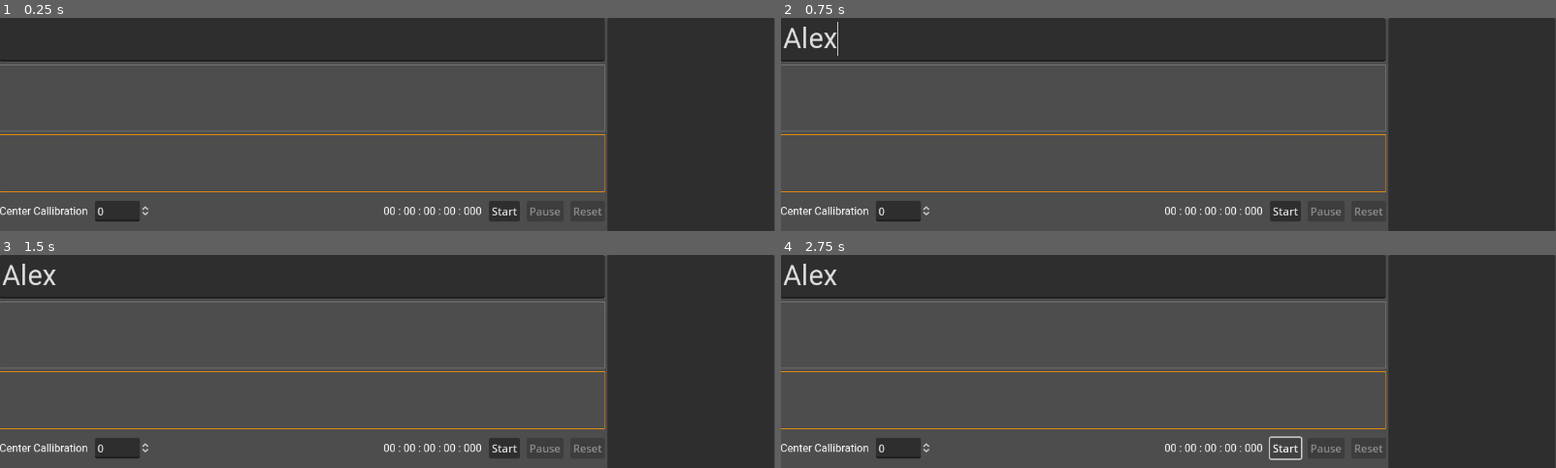
Above: before the commit, frames 1-4 (two rows, left to right).
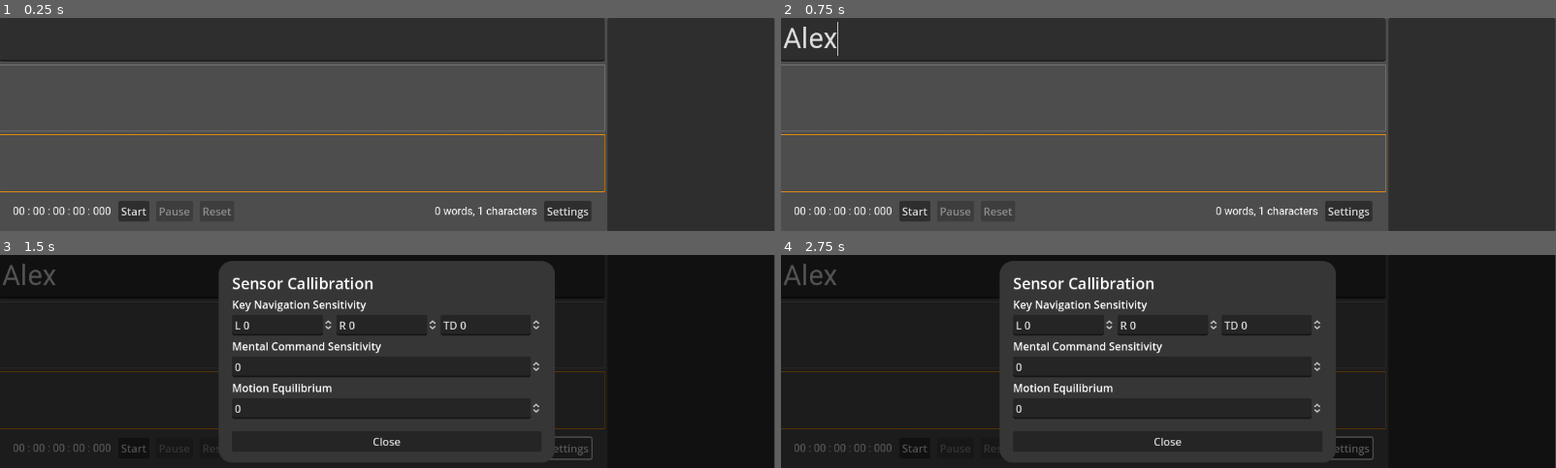
Above: after the commit, the same moments.

Repository: mjsolidarios/sulaisip
Game: Godot game, scene res://Main.tscn
Same seed, same stepped clock (60 frames per second), same inputs: the game is played once before the commit and once after it.
Inputs (mouse positions are in pixels of both pictures, inside the frame that each line leads up to):
- Up to frame 1 (0.25 s): no input
- Up to frame 2 (0.75 s): click (1083, 39) at 0.52 s; type "Alex" at 0.6 s
- Up to frame 3 (1.5 s): click (565, 448) at 1.25 s, where only the run after the commit has a clickable "Settings"
- Up to frame 4 (2.75 s): click "Start" at 2 s

The runs differ from the first frame. In frame 1, 1.7% of the frame differs, in the area x 0-78%, y 85-96%; in frame 2, 1.7%; in frame 3, 75%; in frame 4, 76%, in the area x 0-100%, y 0-100%.
Error before the commit: Attempt to call function 'get_as_text' in base 'null instance' on a null instance. (res://Main.gd:188)
Error after the commit: Attempt to call function 'get_as_text' in base 'null instance' on a null instance. (res://Main.gd:197)

Commit message:
UI improvements and nav controls.

Diff:
--- a/app/Main.gd
+++ b/app/Main.gd
@@ -1,7 +1,8 @@
 extends Control
 
-# Tagalog to type: Ang bawat rumehistrong kalahok sa patimpalak ay nagantimpalaan
+# Tagalog to type: Ang bawat rumehistro ng kalahok sa patimpalak ay nagantimpalaan
 # Conversational: Oo, Hindi, Kamusta, Ayos, Paumanhin, Salamat, Sige, Meron, Wala, Pakiusap
+
 var data
 var character_frequency_data:Dictionary
 var CharacterButton = preload("res://components/CharacterButton.tscn")
@@ -46,7 +47,10 @@
 
 var threshold = 1
 
-var stable_location: SpinBox
+var stable_location:  SpinBox #SpinBoxMotionEq
+var nav_left_sensitivity: SpinBox
+var nav_right_sensitivity: SpinBox
+var mental_command_sensitivity: SpinBox
 
 func _array_to_string(arr: Array) -> String:
 	var s = ""
@@ -181,7 +185,12 @@
 	thread = Thread.new()
 	thread.start(Callable(self,"_python_server"))
 
-	stable_location = $HBoxContainer/VBoxContainer/HBoxContainer/SpinBoxCallibration
+	stable_location = $PanelSettings/Panel/MarginContainer/VBoxContainer/SpinBoxMotionEq
+	nav_left_sensitivity = $PanelSettings/Panel/MarginContainer/VBoxContainer/HBoxContainer/SpinBoxNavL
+	nav_right_sensitivity = $PanelSettings/Panel/MarginContainer/VBoxContainer/HBoxContainer/SpinBoxNavR
+	mental_command_sensitivity = $PanelSettings/Panel/MarginContainer/VBoxContainer/SpinBoxMentalCom
+
+	$PanelSettings.visible = false
 
 	var file = FileAccess.open("res://data/character_rankings.json", FileAccess.READ)
 	var test_json_conv = JSON.new()
@@ -321,6 +330,19 @@
 
 	$HBoxContainer/VBoxContainer/HBoxContainer/LabelTime.text = time_passed
 
+	var current_text: String = $HBoxContainer/VBoxContainer/TextEdit.text
+	var word_counter: int = 0
+	var char_counter: int = 0
+
+	for i in current_text.split(""):
+		if i != " ":
+			char_counter += 1
+	for j in current_text.split(" "):
+		if j != "":
+			word_counter += 1
+
+	$HBoxContainer/VBoxContainer/HBoxContainer/LabelTextCounter.text = str(word_counter)+" words, "+str(char_counter)+" characters"
+
 	_wsclient.poll()
 
 	var state = _wsclient.get_ready_state()
@@ -460,8 +482,8 @@
 		var last_text = text_array[text_array.size() - 1]
 		var trimmed_text_group = ""
 		for i in range(text_array.size() - 1):
-			trimmed_text_group += text_array[i]
-		$HBoxContainer/VBoxContainer/TextEdit.text = trimmed_text_group + " " + text_fill
+			trimmed_text_group += text_array[i] + " "
+		$HBoxContainer/VBoxContainer/TextEdit.text = trimmed_text_group + text_fill + " "
 	if $HBoxContainer/VBoxContainer/TextEdit.text.length() > 0:
 		query = { "text": $HBoxContainer/VBoxContainer/TextEdit.text }
 	else:
@@ -563,3 +585,11 @@
 func _on_area_3d_3_area_entered(area):
 	print("neutral")
 	switch_direction("neutral")
+
+
+func _on_button_close_sensor_callib_pressed():
+	$PanelSettings.visible = false
+
+
+func _on_button_settings_pressed():
+	$PanelSettings.visible = true
--- a/app/Main.tscn
+++ b/app/Main.tscn
@@ -10,8 +10,6 @@
 [ext_resource type="Texture2D" uid="uid://b5io3qm4lcaqr" path="res://images/arrow-right.png" id="9"]
 [ext_resource type="Texture2D" uid="uid://bxsosqtnx2elr" path="res://images/arrow-left.png" id="10"]
 
-[sub_resource type="LabelSettings" id="LabelSettings_y3ayv"]
-
 [sub_resource type="StandardMaterial3D" id="StandardMaterial3D_ph7rq"]
 shading_mode = 0
 
@@ -63,6 +61,16 @@
 
 [sub_resource type="BoxShape3D" id="BoxShape3D_ck8d3"]
 size = Vector3(0.0849832, 1, 2.25153)
+
+[sub_resource type="StyleBoxFlat" id="StyleBoxFlat_8vbwy"]
+bg_color = Color(0, 0, 0, 0.627451)
+
+[sub_resource type="StyleBoxFlat" id="StyleBoxFlat_afns3"]
+bg_color = Color(0.211765, 0.211765, 0.211765, 1)
+corner_radius_top_left = 20
+corner_radius_top_right = 20
+corner_radius_bottom_right = 20
+corner_radius_bottom_left = 20
 
 [node name="Control" type="Control"]
 layout_mode = 3
@@ -169,22 +177,9 @@
 layout_mode = 2
 theme_override_constants/separation = 10
 
-[node name="Label" type="Label" parent="HBoxContainer/VBoxContainer/HBoxContainer"]
-layout_mode = 2
-theme_override_fonts/font = ExtResource("2")
-text = "Center Callibration"
-label_settings = SubResource("LabelSettings_y3ayv")
-horizontal_alignment = 1
-vertical_alignment = 1
-
-[node name="SpinBoxCallibration" type="SpinBox" parent="HBoxContainer/VBoxContainer/HBoxContainer"]
-layout_mode = 2
-max_value = 1.0
-step = 0.01
-
-[node name="Control" type="Control" parent="HBoxContainer/VBoxContainer/HBoxContainer"]
-layout_mode = 2
-size_flags_horizontal = 3
+[node name="ControlWidth" type="Control" parent="HBoxContainer/VBoxContainer/HBoxContainer"]
+custom_minimum_size = Vector2(10, 0)
+layout_mode = 2
 
 [node name="LabelTime" type="Label" parent="HBoxContainer/VBoxContainer/HBoxContainer"]
 layout_mode = 2
@@ -204,6 +199,25 @@
 [node name="ButtonResetTimer" type="Button" parent="HBoxContainer/VBoxContainer/HBoxContainer"]
 layout_mode = 2
 text = "Reset"
+
+[node name="Control" type="Control" parent="HBoxContainer/VBoxContainer/HBoxContainer"]
+layout_mode = 2
+size_flags_horizontal = 3
+
+[node name="LabelTextCounter" type="Label" parent="HBoxContainer/VBoxContainer/HBoxContainer"]
+layout_mode = 2
+theme_override_fonts/font = ExtResource("2")
+text = "0 words, 0 characters"
+horizontal_alignment = 1
+vertical_alignment = 1
+
+[node name="ButtonSettings" type="Button" parent="HBoxContainer/VBoxContainer/HBoxContainer"]
+layout_mode = 2
+text = "Settings"
+
+[node name="ControlWidth2" type="Control" parent="HBoxContainer/VBoxContainer/HBoxContainer"]
+custom_minimum_size = Vector2(10, 0)
+layout_mode = 2
 
 [node name="Control2" type="Control" parent="HBoxContainer/VBoxContainer"]
 custom_minimum_size = Vector2(0, 10)
@@ -240,7 +254,7 @@
 [node name="Node3D" type="Node3D" parent="HBoxContainer/Panel/SubViewportContainer/SubViewport"]
 
 [node name="Camera3D" type="Camera3D" parent="HBoxContainer/Panel/SubViewportContainer/SubViewport/Node3D"]
-transform = Transform3D(-1, 0, -8.74228e-08, 0, 1, 0, 8.74228e-08, 0, -1, 0, 0, -5.27548)
+transform = Transform3D(-1, 0, -8.74228e-08, 0, 1, 0, 8.74228e-08, 0, -1, -0.01, 0, -5.275)
 v_offset = 0.825
 projection = 1
 current = true
@@ -329,10 +343,118 @@
 [node name="TimerPressButton" type="Timer" parent="."]
 one_shot = true
 
+[node name="PanelSettings" type="Panel" parent="."]
+visible = false
+custom_minimum_size = Vector2(500, 0)
+layout_mode = 1
+anchors_preset = 15
+anchor_right = 1.0
+anchor_bottom = 1.0
+grow_horizontal = 2
+grow_vertical = 2
+theme_override_styles/panel = SubResource("StyleBoxFlat_8vbwy")
+
+[node name="Panel" type="Panel" parent="PanelSettings"]
+custom_minimum_size = Vector2(500, 300)
+layout_mode = 1
+anchors_preset = 8
+anchor_left = 0.5
+anchor_top = 0.5
+anchor_right = 0.5
+anchor_bottom = 0.5
+offset_left = -250.0
+offset_top = -150.0
+offset_right = 250.0
+offset_bottom = 150.0
+grow_horizontal = 2
+grow_vertical = 2
+theme_override_styles/panel = SubResource("StyleBoxFlat_afns3")
+
+[node name="MarginContainer" type="MarginContainer" parent="PanelSettings/Panel"]
+layout_mode = 1
+anchors_preset = 15
+anchor_right = 1.0
+anchor_bottom = 1.0
+grow_horizontal = 2
+grow_vertical = 2
+theme_override_constants/margin_left = 20
+theme_override_constants/margin_top = 20
+theme_override_constants/margin_right = 20
+theme_override_constants/margin_bottom = 20
+
+[node name="VBoxContainer" type="VBoxContainer" parent="PanelSettings/Panel/MarginContainer"]
+layout_mode = 2
+
+[node name="Label" type="Label" parent="PanelSettings/Panel/MarginContainer/VBoxContainer"]
+layout_mode = 2
+theme_override_font_sizes/font_size = 23
+text = "Sensor Callibration"
+
+[node name="Label4" type="Label" parent="PanelSettings/Panel/MarginContainer/VBoxContainer"]
+layout_mode = 2
+text = "Key Navigation Sensitivity"
+
+[node name="HBoxContainer" type="GridContainer" parent="PanelSettings/Panel/MarginContainer/VBoxContainer"]
+layout_mode = 2
+columns = 3
+
+[node name="SpinBoxNavL" type="SpinBox" parent="PanelSettings/Panel/MarginContainer/VBoxContainer/HBoxContainer"]
+layout_mode = 2
+size_flags_horizontal = 3
+min_value = -1.0
+max_value = 1.0
+step = 0.1
+prefix = "L"
+
+[node name="SpinBoxNavR" type="SpinBox" parent="PanelSettings/Panel/MarginContainer/VBoxContainer/HBoxContainer"]
+layout_mode = 2
+size_flags_horizontal = 3
+min_value = -1.0
+max_value = 1.0
+step = 0.1
+prefix = "R"
+
+[node name="SpinBoxNavR2" type="SpinBox" parent="PanelSettings/Panel/MarginContainer/VBoxContainer/HBoxContainer"]
+layout_mode = 2
+size_flags_horizontal = 3
+min_value = -1.0
+max_value = 1.0
+step = 0.1
+prefix = "TD"
+
+[node name="Label2" type="Label" parent="PanelSettings/Panel/MarginContainer/VBoxContainer"]
+layout_mode = 2
+text = "Mental Command Sensitivity"
+
+[node name="SpinBoxMentalCom" type="SpinBox" parent="PanelSettings/Panel/MarginContainer/VBoxContainer"]
+layout_mode = 2
+min_value = -1.0
+max_value = 1.0
+step = 0.1
+
+[node name="Label3" type="Label" parent="PanelSettings/Panel/MarginContainer/VBoxContainer"]
+layout_mode = 2
+text = "Motion Equilibrium"
+
+[node name="SpinBoxMotionEq" type="SpinBox" parent="PanelSettings/Panel/MarginContainer/VBoxContainer"]
+layout_mode = 2
+min_value = -1.0
+max_value = 1.0
+step = 0.1
+
+[node name="Control" type="Control" parent="PanelSettings/Panel/MarginContainer/VBoxContainer"]
+custom_minimum_size = Vector2(0, 10)
+layout_mode = 2
+
+[node name="ButtonCloseSensorCallib" type="Button" parent="PanelSettings/Panel/MarginContainer/VBoxContainer"]
+layout_mode = 2
+text = "Close"
+
 [connection signal="text_changed" from="HBoxContainer/VBoxContainer/TextEdit" to="." method="_on_TextEdit_text_changed"]
 [connection signal="pressed" from="HBoxContainer/VBoxContainer/HBoxContainer/ButtonStartTimer" to="." method="_on_button_start_timer_pressed"]
 [connection signal="pressed" from="HBoxContainer/VBoxContainer/HBoxContainer/ButtonPauseTimer" to="." method="_on_button_pause_timer_pressed"]
 [connection signal="pressed" from="HBoxContainer/VBoxContainer/HBoxContainer/ButtonResetTimer" to="." method="_on_button_reset_timer_pressed"]
+[connection signal="pressed" from="HBoxContainer/VBoxContainer/HBoxContainer/ButtonSettings" to="." method="_on_button_settings_pressed"]
 [connection signal="pressed" from="HBoxContainer/VBoxContainer/Buttontest" to="." method="_on_Buttontest_pressed"]
 [connection signal="area_entered" from="HBoxContainer/Panel/SubViewportContainer/SubViewport/Node3D/Area3D1" to="." method="_on_area_3d_1_area_entered"]
 [connection signal="area_entered" from="HBoxContainer/Panel/SubViewportContainer/SubViewport/Node3D/Area3D2" to="." method="_on_area_3d_2_area_entered"]
@@ -340,3 +462,4 @@
 [connection signal="request_completed" from="HTTPRequest" to="." method="_on_HTTPRequest_request_completed"]
 [connection signal="timeout" from="Timer" to="." method="_on_Timer_timeout"]
 [connection signal="timeout" from="TimerPressButton" to="." method="_on_TimerPressButton_timeout"]
+[connection signal="pressed" from="PanelSettings/Panel/MarginContainer/VBoxContainer/ButtonCloseSensorCallib" to="." method="_on_button_close_sensor_callib_pressed"]
--- a/app/components/CharacterButton.tscn
+++ b/app/components/CharacterButton.tscn
@@ -39,7 +39,7 @@
 anchor_right = 1.0
 anchor_bottom = 1.0
 theme_override_fonts/font = ExtResource("5_vjo88")
-theme_override_font_sizes/font_size = 32
+theme_override_font_sizes/font_size = 24
 text = "a"
 horizontal_alignment = 1
 vertical_alignment = 1
Not shown: 1 places in app/Main.tscn that only renumber resources
